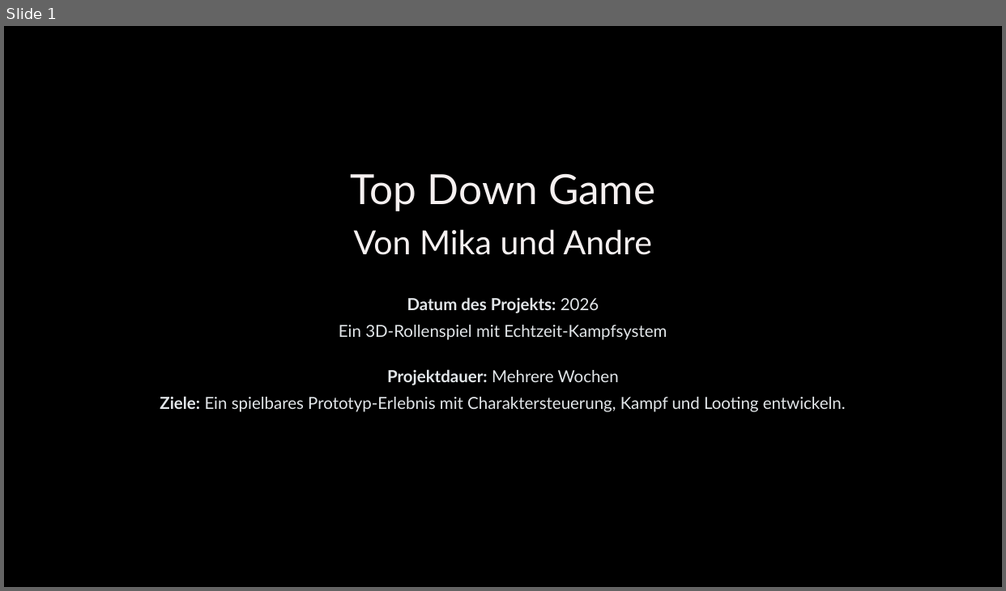
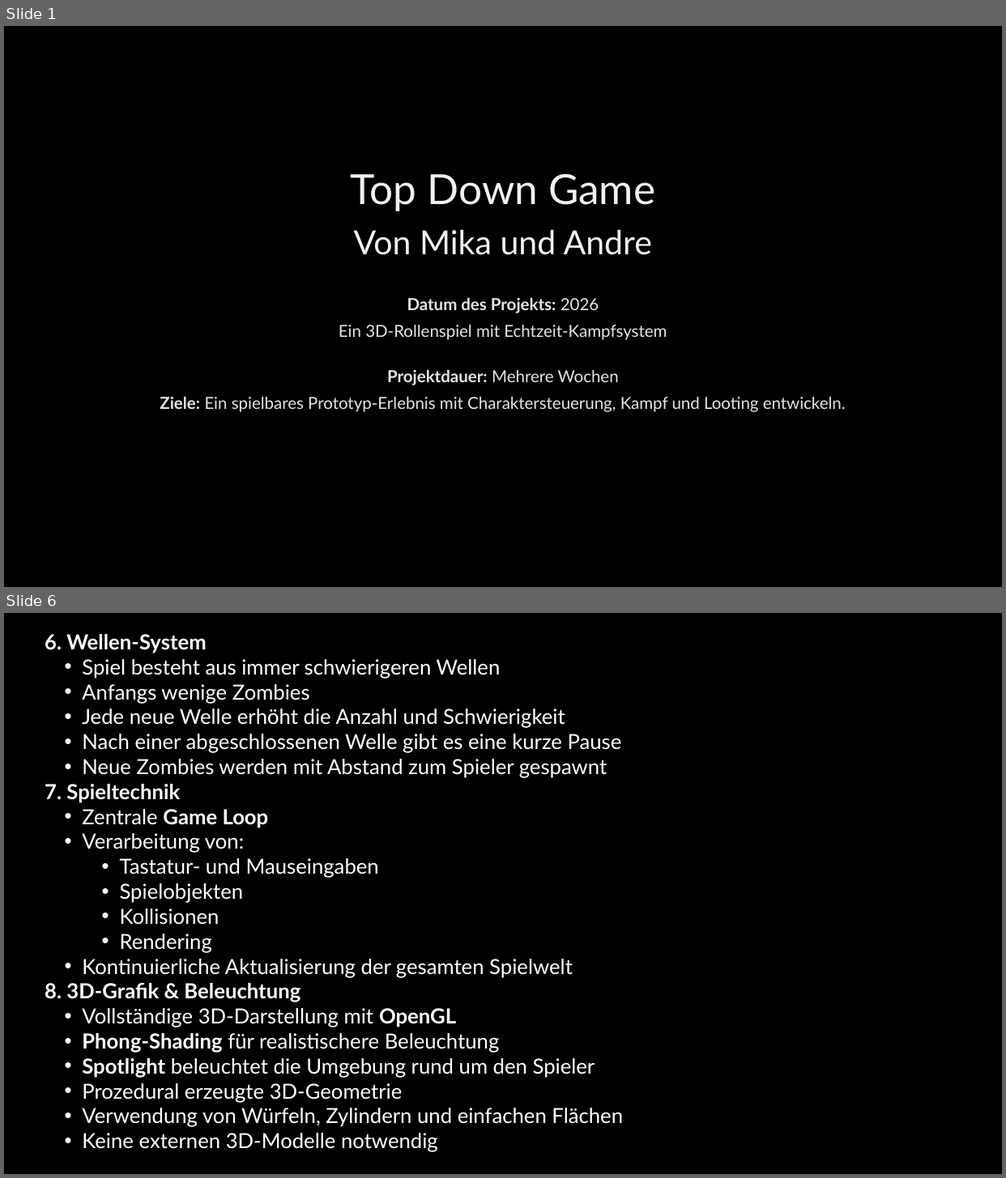
Before and after one commit to Spec06/Top-down-zombie-shooter, a slide deck: Präsi/Top-Down-Game.pptx. Shown one above the other, each under a label of ours: slide 1 before the commit, slides 1 and 6 after it; the slides between them are not shown. The pictures are 1006x591 and 1006x1178 pixels, drawn with LibreOffice and Linux fonts; fonts in the diff are those of the drawing. Boxes give left, top, right and bottom in pixels: in the first picture for what was removed or moved away, otherwise in the second. Text is boxed around its words. In the diff, an @@ line names an element or a change of style, - is before the commit and + after.

```diff
--- a/Präsi/Top-Down-Game.pptx
+++ b/Präsi/Top-Down-Game.pptx
@@ slide 6 added at [4,613,1002,1174], background #000000 @@
@@ text added at [44,634,623,1152], 20 pt, text #FFFFFF @@
+6. Wellen-System
+  • Spiel besteht aus immer schwierigeren Wellen
+  • Anfangs wenige Zombies
+  • Jede neue Welle erhöht die Anzahl und Schwierigkeit
+  • Nach einer abgeschlossenen Welle gibt es eine kurze Pause
+  • Neue Zombies werden mit Abstand zum Spieler gespawnt
+7. Spieltechnik
+  • Zentrale Game Loop
+  • Verarbeitung von:
+    • Tastatur- und Mauseingaben
+    • Spielobjekten
+    • Kollisionen
+    • Rendering
+  • Kontinuierliche Aktualisierung der gesamten Spielwelt
+8. 3D-Grafik & Beleuchtung
+  • Vollständige 3D-Darstellung mit OpenGL
+  • Phong-Shading für realistischere Beleuchtung
+  • Spotlight beleuchtet die Umgebung rund um den Spieler
+  • Prozedural erzeugte 3D-Geometrie
+  • Verwendung von Würfeln, Zylindern und einfachen Flächen
+  • Keine externen 3D-Modelle notwendig
```
Also in this commit, not shown: 5 slides changed, 12 other slides added, 1 slide removed, 58 other files.
